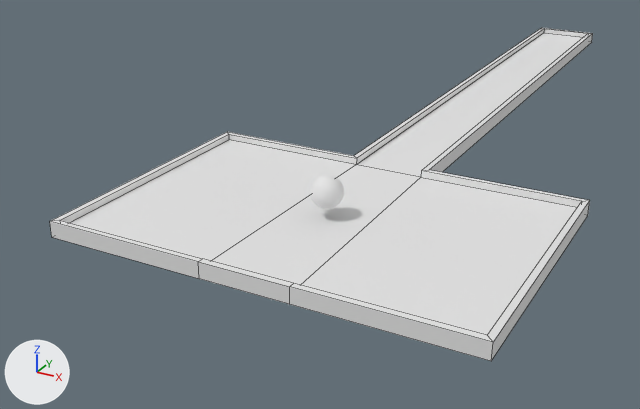
Renders of the Blender file Tracks/track1.blend from each side of a commit.
Both versions are drawn from a 50 mm lens placed at (45.2, -83.8, 40.1), pointed at (-17.0, 29.1, -16.4). The lights are fixed; the arrows at lower left show +X, +Y and +Z. Mesh edges are drawn as thin lines on the coarser meshes.

In view in the first picture: 'Referencce', 'Track-col'.
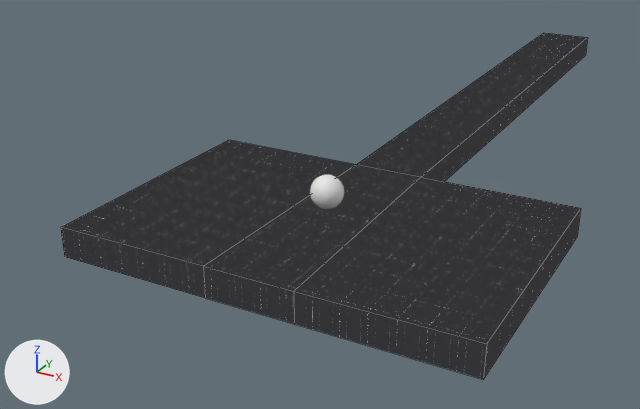
Boxes [x1, y1, x2, y2] around the edits, measured in the pictures (640 x 409 px):
'Track-col', reshaped: before [50, 28, 593, 361]; after [61, 33, 588, 379]
part 1 of me_cube_002, cut back: before [50, 28, 593, 361]; after [61, 38, 588, 379]
part 2 of me_cube_002, recoloured (white to black): [70, 33, 583, 335] in both

The change, as a list of edits to the scene's bpy script:
```text
Add img_texture_06_png:
    img_texture_06_png = load_image('texture_06.png', '../Materials/Textures/GridTexture/PNG/Dark/texture_06.png', 1024, 1024, 'sRGB')
Add mat_material:
    mat_material = bpy.data.materials.new('Material')
    mat_material.use_nodes = True; mat_material.node_tree.nodes.clear()
    _N = mat_material.node_tree.nodes; _L = mat_material.node_tree.links
    n0 = _N.new('ShaderNodeOutputMaterial'); n0.name = 'Material Output'
    n1 = _N.new('ShaderNodeTexImage'); n1.name = 'Image Texture'
    n1.image = img_texture_06_png
    _L.new(n1.outputs[0], n0.inputs[0])  # 'Color' to 'Surface'
Change me_cube_002:
    used by ob_track_col; location = (0.0, 0.0, -3.4)
    remove me_cube_002.from_pydata(...)  # 40 vertices, 38 faces; spans x -26.3..26.3, y -17.9..108.7, z -1.0..1.0
    add me_cube_002.from_pydata(...)  # 20 vertices, 18 faces; spans x -25.5..25.5, y -17.1..107.9, z -3.7..0.1
    me_cube_002 part 1
    28 vertices are removed from x -26.3..26.3, y -17.9..108.7, z -1.0..1.0
    33 faces are deleted
    2 vertices move from x -5.5..5.5, y -17.1, z 1.0 to x -5.5..5.5, y -17.1, z -3.7
    8 new vertices lie (0.0, 0.0, -3.8) away from vertices in x -25.5..25.5, y -17.1..107.9, z 0.1
    13 new faces join them
    me_cube_002 part 2: 5 faces spanning x -25.5..25.5, y -17.1..107.9, z -3.7..0.1 switch from no material to mat_material
```
